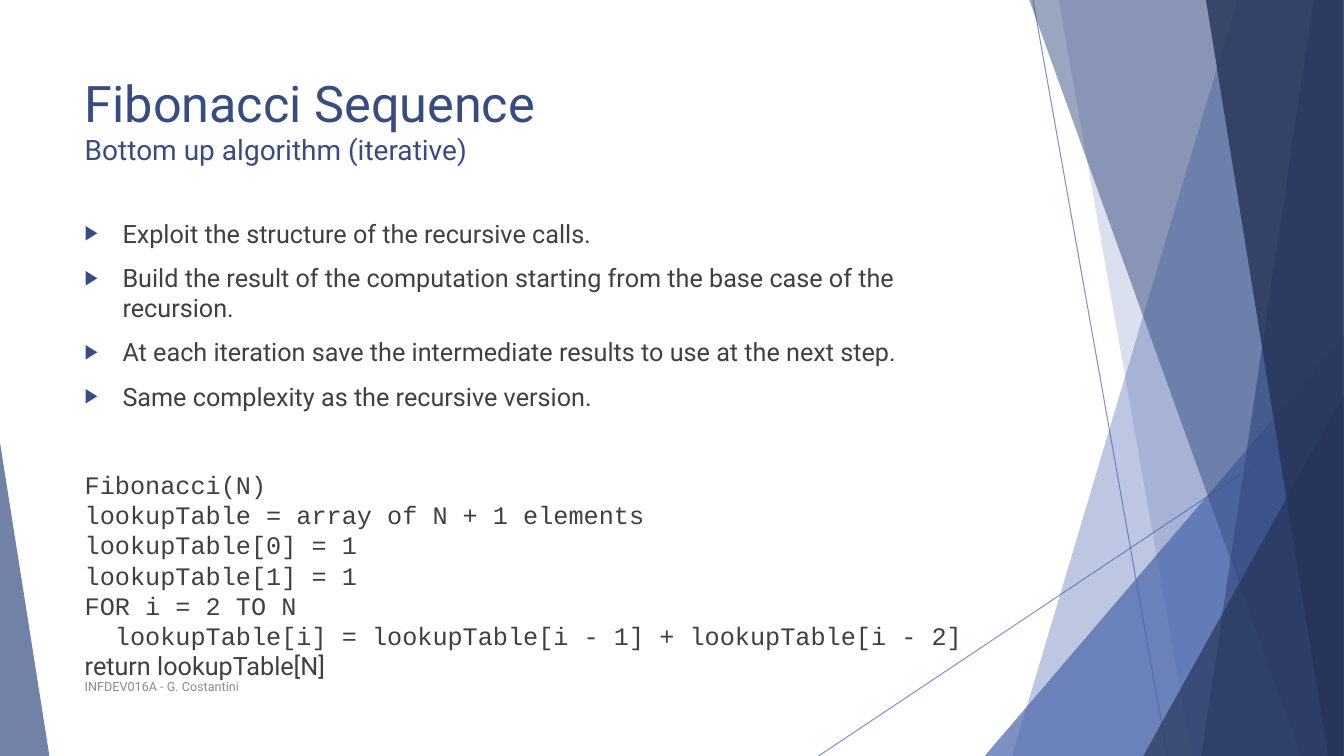
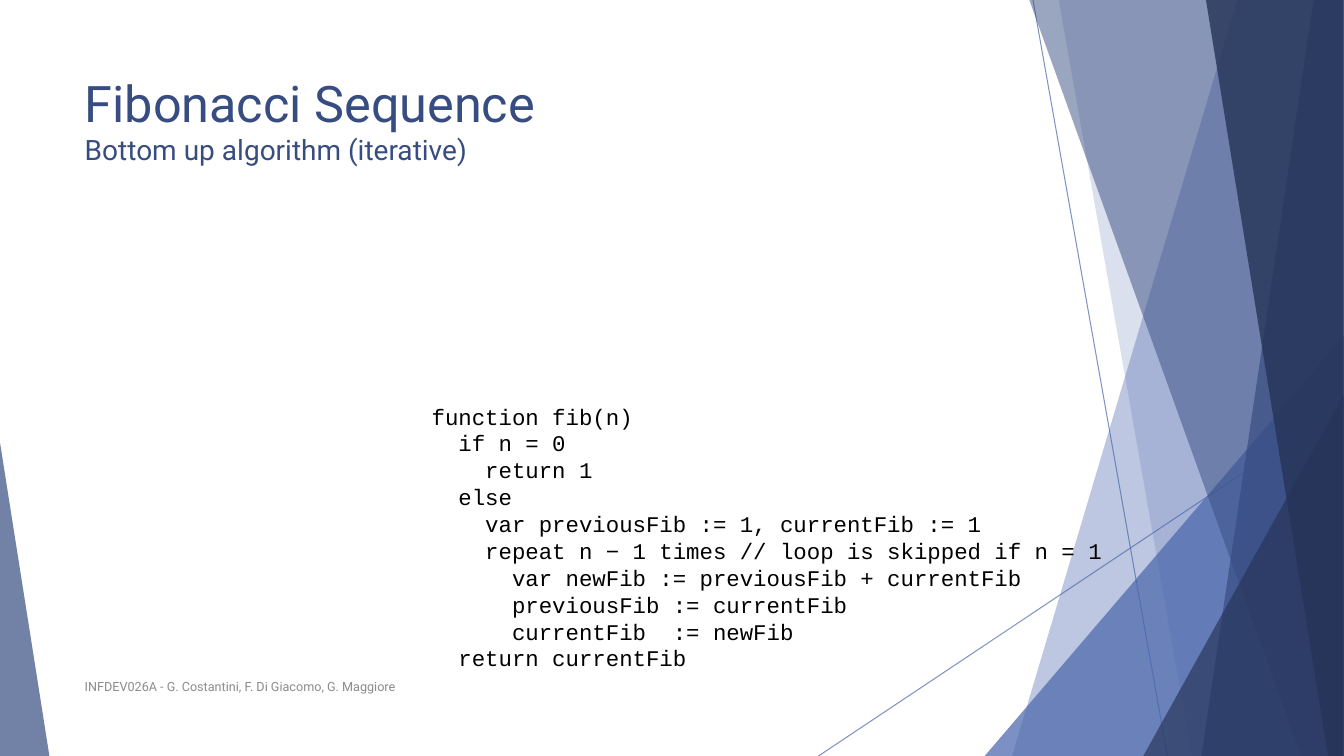
Before and after one commit to polyanos/INFDEV01-6A, a slide deck: slide 12 of Slides/Week 6 - Dynamic Programming, Floyd Warshall.pptx (slide 11 before the commit). Drawn at 1344x756 pixels with LibreOffice and Linux fonts; fonts in the diff are those of the drawing; grey boxes stand for pictures. Boxes give left, top, right and bottom in pixels: in the first picture for what was removed or moved away, otherwise in the second. Text is boxed around its words. In the diff, an @@ line names an element or a change of style, - is before the commit and + after.

```diff
--- a/Slides/Week 6 - Dynamic Programming, Floyd Warshall.pptx
+++ b/Slides/Week 6 - Dynamic Programming, Floyd Warshall.pptx
@@ text removed at (x1=85, y1=224, x2=962, y2=680) @@
-▶ Exploit the structure of the recursive calls.
-▶ Build the result of the computation starting from the base case of the recursion.
-▶ At each iteration save the intermediate results to use at the next step.
-▶ Same complexity as the recursive version.
-Fibonacci(N)
-lookupTable = array of N + 1 elements
-lookupTable[0] = 1
-lookupTable[1] = 1
-FOR i = 2 TO N
-lookupTable[i] = lookupTable[i - 1] + lookupTable[i - 2]
-return lookupTable[N]
@@ text added at (x1=432, y1=408, x2=1101, y2=667), 16 pt, text #000000 @@
+function fib(n)
+if n = 0
+return 1
+else
+var previousFib := 1, currentFib := 1
+repeat n − 1 times // loop is skipped if n = 1
+var newFib := previousFib + currentFib
+previousFib := currentFib
+currentFib := newFib
+return currentFib
@@ text at (x1=85, y1=682, x2=395, y2=694): text changed @@
-INFDEV016A - G. Costantini
+INFDEV026A - G. Costantini, F. Di Giacomo, G. Maggiore
```
Also in this commit, not shown: 10 other slides changed, 2 slides added.
